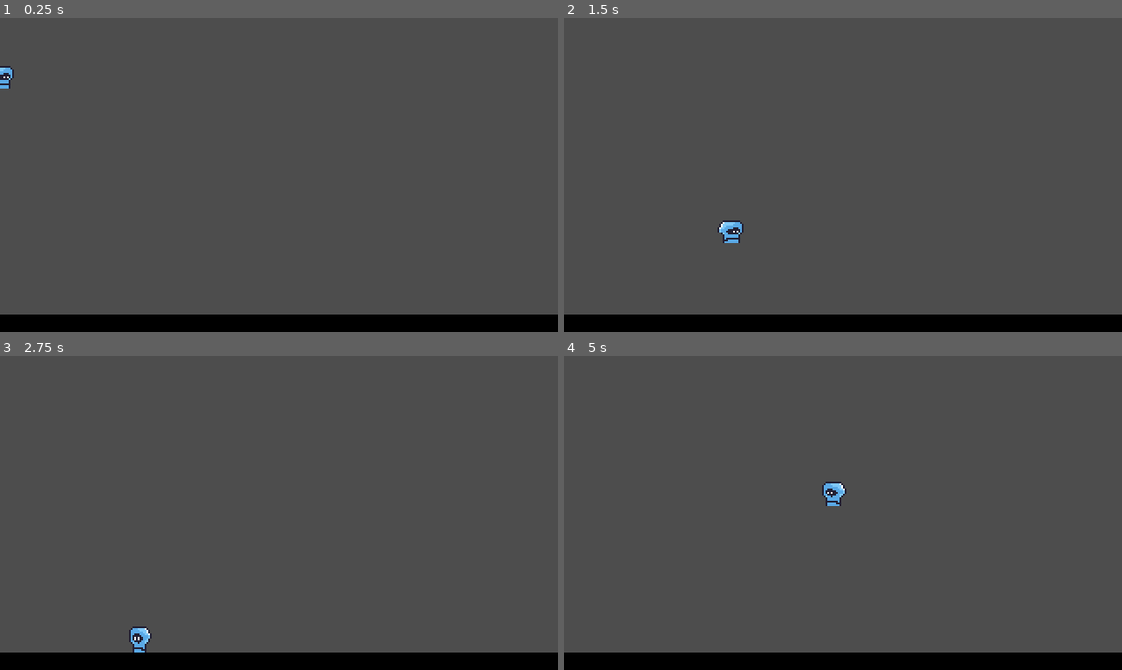
Above: before the commit, frames 1-4 (two rows, left to right).
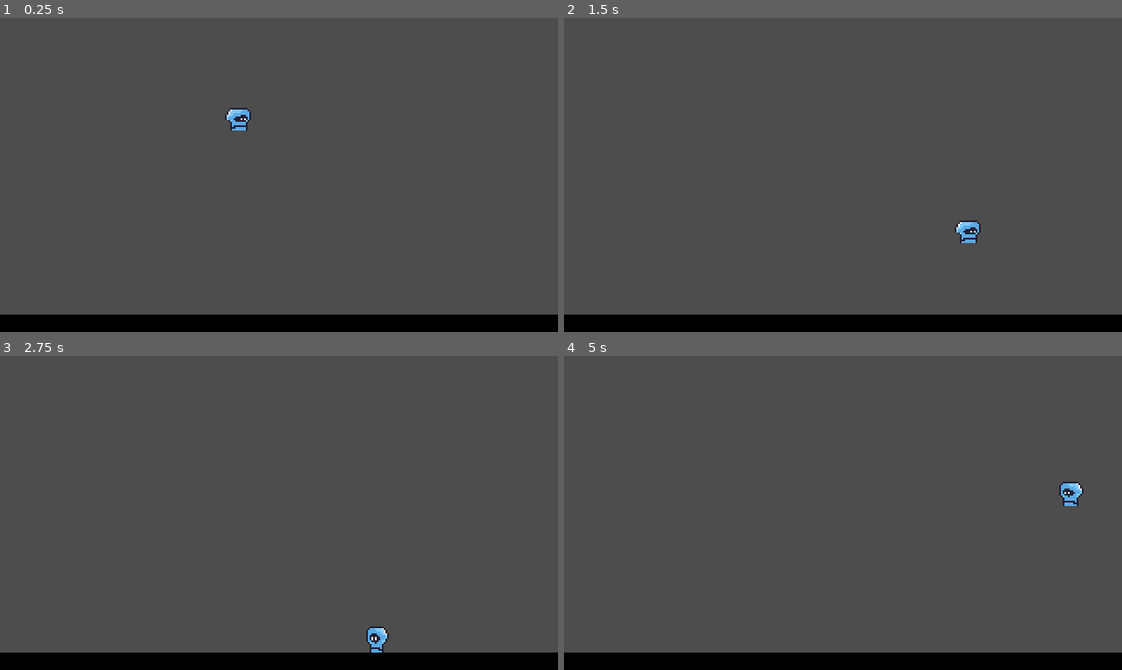
Above: after the commit, the same moments.

Repository: Alexoga9/Lame_Jam
Game: Godot game, scene res://Jugador/mundo_prueba.tscn
The game is run twice, just before and just after one commit, with the same random seed, the same clock (stepped at 60 frames per second) and the same inputs. This scene is started directly instead of the project's main scene.
Inputs:
- Up to frame 1 (0.25 s): no input
- Up to frame 2 (1.5 s): hold D (mover_derecha) from 0.53 s (still down); tap Space (saltar) at 0.77 s
- Up to frame 3 (2.75 s): tap Space (saltar) at 1.52 s; release D (mover_derecha) at 2.03 s; hold A (mover_izquierda) from 2.03 s (still down)
- Up to frame 4 (5 s): release A (mover_izquierda) at 2.78 s; hold D (mover_derecha) 2.78-4.28 s; tap Space (saltar) at 3.02, 3.77, 4.52 s; hold A (mover_izquierda) from 4.28 s (still down)

The runs differ from the first frame. In frame 1, 0.4% of the frame differs, in the area x 0-45%, y 15-36%; in frame 2, 0.5%, in the area x 27-75%, y 64-72%; in frame 3, 0.5%; in frame 4, 0.5%.

Commit message:
aaa
Solo movi un objeto :D

Diff:
--- a/Jugador/mundo_prueba.tscn
+++ b/Jugador/mundo_prueba.tscn
@@ -27,5 +27,6 @@
 texture = SubResource("GradientTexture2D_avi2x")
 
 [node name="Bubblemancer" parent="." instance=ExtResource("1_e26fo")]
+position = Vector2(136, 24)
 velocidad = 100.0
 salto = -400.0
